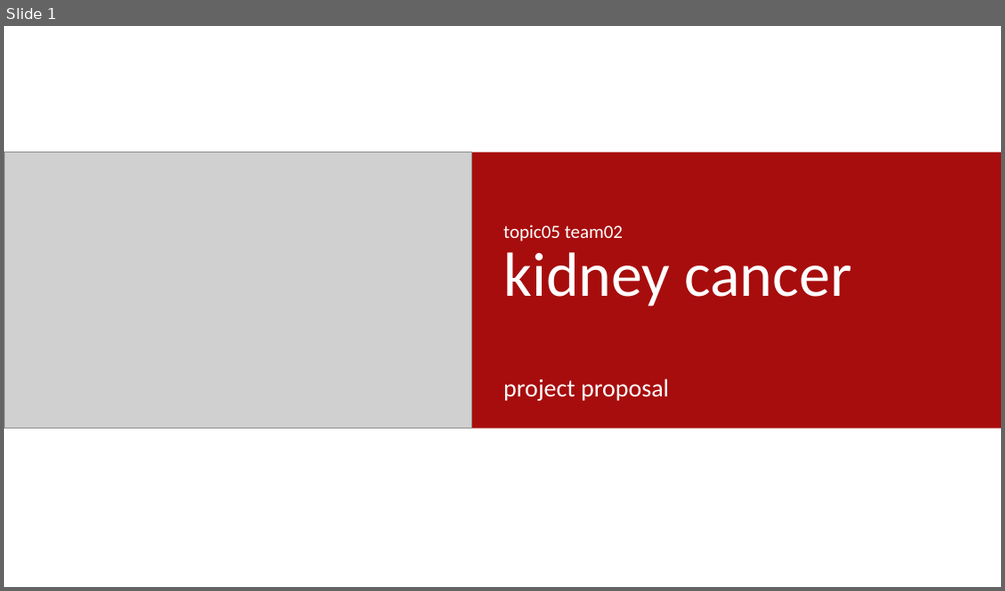
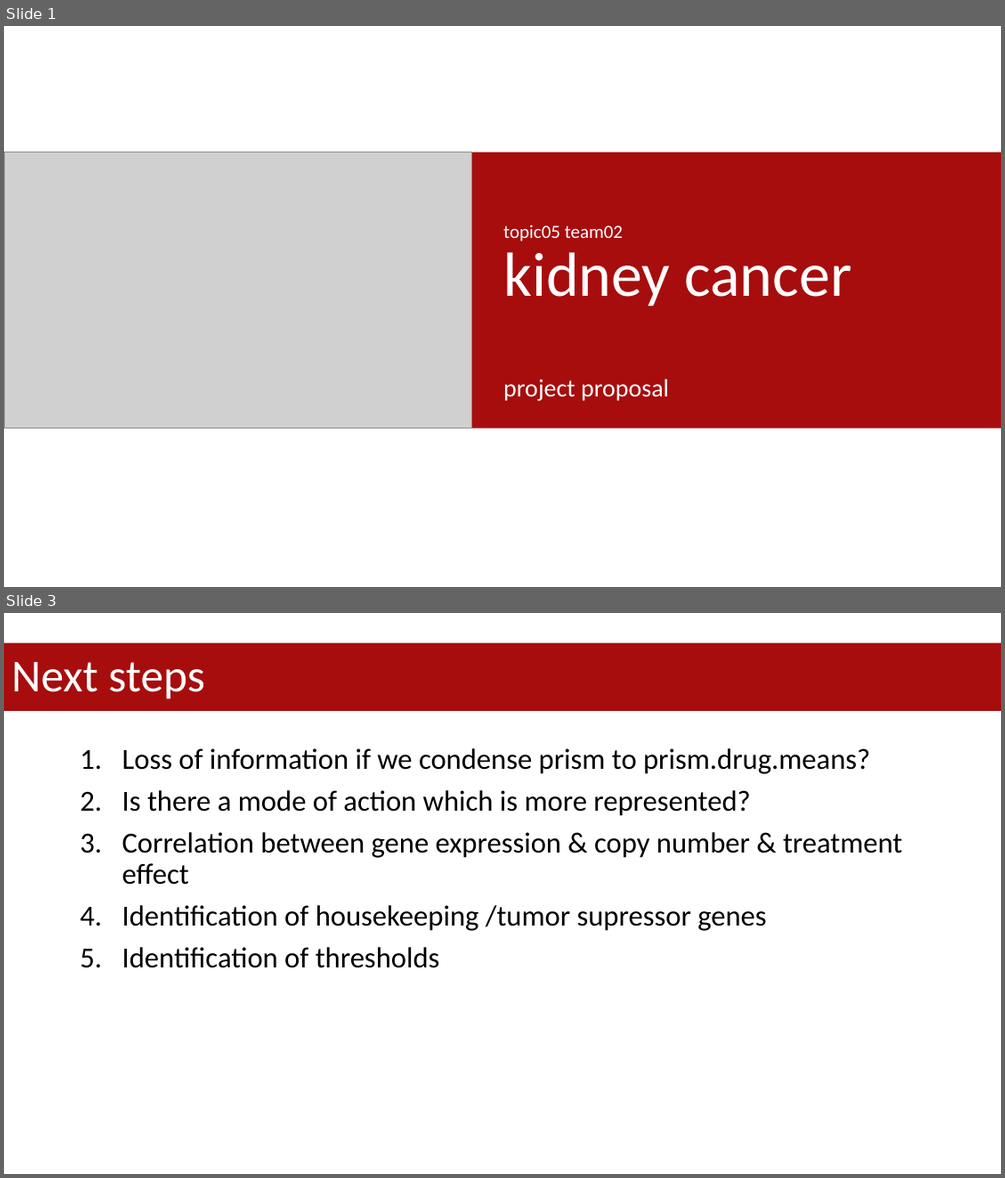
Before and after one commit to datascience-mobi-2023/topic05_team02, a slide deck: project proposal.pptx. Shown one above the other, each under a label of ours: slide 1 before the commit, slides 1 and 3 after it; the slides between them are not shown. The pictures are 1005x591 and 1005x1178 pixels, drawn with LibreOffice and Linux fonts; fonts in the diff are those of the drawing; grey boxes stand for pictures. Boxes give left, top, right and bottom in pixels: in the first picture for what was removed or moved away, otherwise in the second. Text is boxed around its words. In the diff, an @@ line names an element or a change of style, - is before the commit and + after.

```diff
--- a/project proposal.pptx
+++ b/project proposal.pptx
@@ slide 3 added at (4, 613, 1001, 1174), background #FFFFFF @@
@@ title added at (4, 643, 1001, 711), fill #A70D0D, 44 pt, text #FFFFFF @@
+Next steps
@@ text added at (122, 748, 902, 968), 28 pt, text #000000 @@
+1. Loss of information if we condense prism to prism.drug.means?
+2. Is there a mode of action which is more represented?
+3. Correlation between gene expression & copy number & treatment effect
+4. Identification of housekeeping /tumor supressor genes
+5. Identification of thresholds
```
Also in this commit, not shown: 2 slides changed, 9 other slides added, 1 other file.
